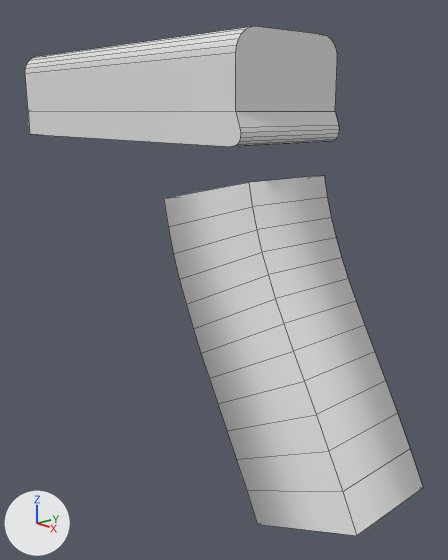
The Blender file glock17.blend, before and after one commit.
One viewpoint serves both versions: a 50 mm camera at (3.13, -2.92, 3.25) aimed at (-0.28, 0.11, 2.0). Every picture has the same lights, and +X, +Y and +Z are marked at lower left. Mesh edges are drawn as thin lines.

The first picture shows 'Handle', 'Receiver'.
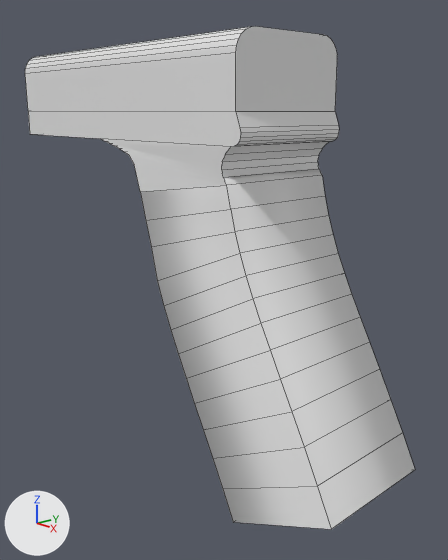
Commit message: Work on gun model

Edits to the bpy script that builds the scene:
```text
Change me_cube:
    used by ob_receiver; location = (0.0, 0.0, 3.471); scale = (0.445, 0.445, 0.445)
    remove me_cube.from_pydata(...)  # 48 vertices, 28 faces; spans x -5.03..1.09, y -1.0..1.0, z -0.96..0.52
    add me_cube.from_pydata(...)  # 134 vertices, 92 faces; spans x -5.03..2.8, y -1.03..1.03, z -6.57..0.52
    me_cube part 1
    3 faces are deleted
    64 vertices are added at x -2.34..2.8, y -1.03..1.03, z -6.57..-0.96
    8 new vertices lie (0.0, 1.99, 0.0) away from vertices in x -2.06..0.79, y -1.0..-0.96, z -1.37..-1.03
    7 new vertices lie (0.0, 1.98, 0.01) away from vertices in x -1.49..1.66, y -1.03..-0.95, z -4.2..-1.19
    7 new vertices lie (0.0, 1.98, 0.0) away from vertices in x -1.35..1.05, y -1.01..-0.95, z -2.59..-1.33
    18 new faces join them
    49 new faces join them, smooth
    me_cube part 2: the surface is now shaded smooth
Remove ob_handle:
    ob_handle = bpy.data.objects.new('Handle', me_beziercurve)
    ob_handle.location = (-1.027, -0.441, 1.457)
```

Changed parts and their boxes (x1, y1, x2, y2) in the pictures (448 x 560 px):
'Receiver', reshaped (24% wider, 313% taller)
    before: (25, 26, 339, 147)
    after: (25, 26, 415, 529)
'Handle', deleted
    before: (164, 175, 423, 536)
part 1 of me_cube, built on
    before: (99, 135, 239, 147)
    after: (99, 135, 415, 529)
